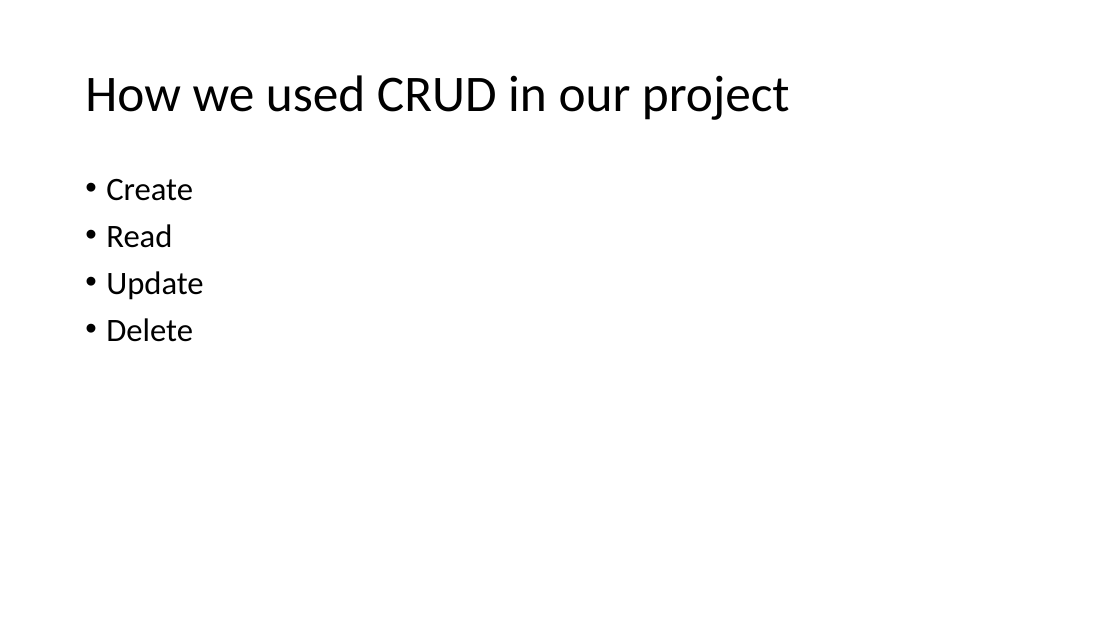
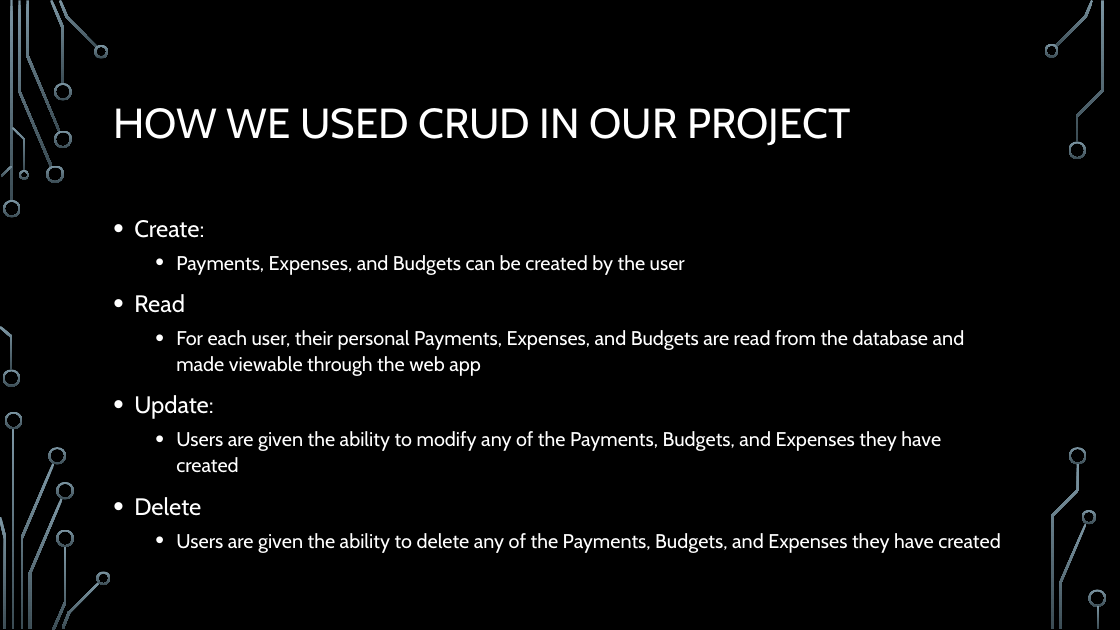
Before and after one commit to alittleton98/COMP-353-Project---Expense-Tracker, a slide deck: slide 11 of documentation/353FinalPresentation.pptx (slide 7 before the commit). Drawn at 1120x630 pixels with LibreOffice and Linux fonts; fonts in the diff are those of the drawing; background and template pictures are left out. Boxes give left, top, right and bottom in pixels: in the first picture for what was removed or moved away, otherwise in the second. Text is boxed around its words. In the diff, an @@ line names an element or a change of style, - is before the commit and + after.

```diff
--- a/documentation/353FinalPresentation.pptx
+++ b/documentation/353FinalPresentation.pptx
@@ background #FFFFFF to picture (left out) @@
@@ title at (113, 108, 850, 146): text changed; size 44 to 36 pt; font Calibri to Cabin; text colour #000000 to #FFFFFF @@
-How we used CRUD in our project
+HOW WE USED CRUD IN OUR PROJECT
@@ text "Create:": place and size @@
-text "Create:" at (106, 178, 203, 342)
+text "Create:" at (134, 220, 1000, 553)
@@ text at (134, 220, 685, 275): text changed; size 28 to 17 pt; font Calibri to Cabin; text colour #000000 to #FFFFFF @@
-• Create
+• Create:
+  • Payments, Expenses, and Budgets can be created by the user
@@ text at (134, 294, 201, 516): size 28 to 20.4 pt, font Calibri to Cabin, text colour #000000 to #FFFFFF in "Read", "Delete"; line spacing 0.9 to 1.1 @@
@@ text at (134, 330, 965, 473): text changed; size 28 to 17 pt; font Calibri to Cabin; text colour #000000 to #FFFFFF @@
-• Update
+  • For each user, their personal Payments, Expenses, and Budgets are read from the database and made viewable through the web app
+• Update:
+  • Users are given the ability to modify any of the Payments, Budgets, and Expenses they have created
@@ text at (176, 533, 1000, 553): paragraph added @@
+  • Users are given the ability to delete any of the Payments, Budgets, and Expenses they have created
@@ group added at (0, 0, 1107, 630): 33 freeform shapes, 3 rectangles @@
```
Also in this commit, not shown: 3 other slides changed, 8 slides added, 4 slides removed, 3 other files.
